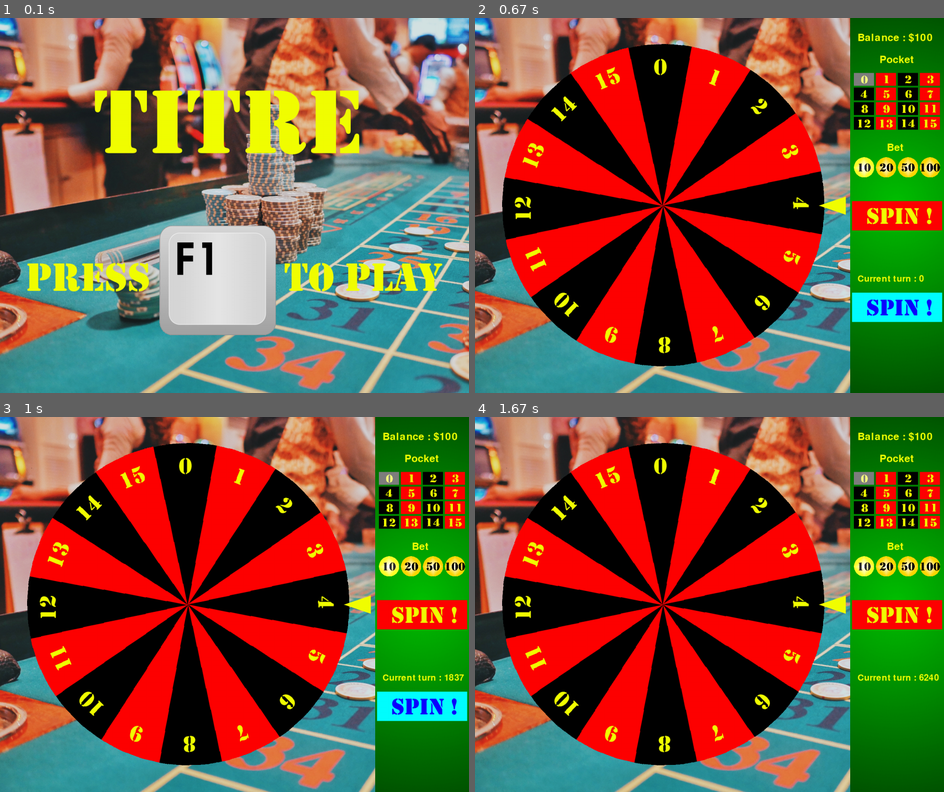
Above: before the commit, frames 1-4 (two rows, left to right).
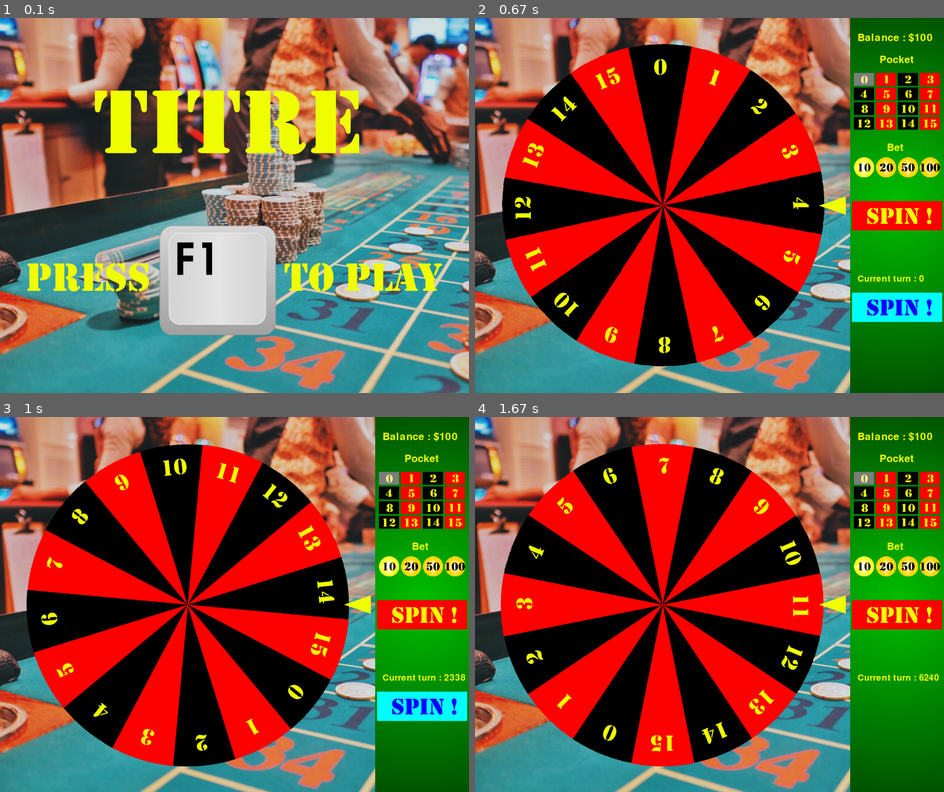
Above: after the commit, the same moments.

Repository: mehradn7/cryptocasino
Game: pygame game, started from main.py
The game is run twice, just before and just after one commit, with the same random seed, the same clock (stepped at 60 frames per second) and the same inputs.
Inputs (mouse positions are in pixels of both pictures, inside the frame that each line leads up to):
- Up to frame 1 (0.1 s): no input
- Up to frame 2 (0.67 s): hold F3 from 0.33 s (still down); move the mouse to (690, 220) at 0.37 s
- Up to frame 3 (1 s): release F3 at 0.8 s; tap T at 0.83 s
- Up to frame 4 (1.67 s): no input

Frames 1-2 are identical in both runs. In frame 3, 14% of the frame differs, in the area x 5-100%, y 6-94%; in frame 4, 45%, in the area x 5-75%, y 6-94%.

Commit message:
added wheel animation when fast forwarding

Diff:
--- a/events.py
+++ b/events.py
@@ -124,12 +124,25 @@
 
             while (self.model.prng.nbOutput < nbOutputTarget):
                 self.model.compute_next_value() # compute next random pocket
-                self.window_manager.blitSideMenu(self.model)
 
-                # do the increment animation
-                if self.model.prng.nbOutput % 11 == 0:
+                # do the increment animation on the counter AND on the wheel
+                if self.model.prng.nbOutput % 14 == 0:
+                    self.window_manager.window.blit(self.window_manager.fond_casino, (0, 0))
+                    self.window_manager.blitSideMenu(self.model)
+                    self.window_manager.wheel.change_angle(self.window_manager.wheel.angle + 10)
+                    self.window_manager.blitWheel()
+                    self.window_manager.blitArrow()
                     pygame.display.flip()
                     pygame.time.wait(1)
+
+                # last iteration : set the correct angle to the wheel
+                if self.model.prng.nbOutput == nbOutputTarget:
+                    self.window_manager.window.blit(self.window_manager.fond_casino, (0, 0))
+                    self.window_manager.blitSideMenu(self.model)
+                    self.window_manager.wheel.change_angle(((self.model.nextValue - 4)%16)* 360/16)
+                    self.window_manager.blitWheel()
+                    self.window_manager.blitArrow()
+                    pygame.display.flip()
 
                 # write the value into a file
                 f.write("{}\n".format(self.model.nextValue))
--- a/view/interface.py
+++ b/view/interface.py
@@ -94,6 +94,7 @@
         if model.prng.mode == "mt" or model.prng.mode == "mt_truncated":
             current_turn_label = self.small_font.render("Current turn : {}".format(model.prng.nbOutput), 1, TEXT_COLOR)
             self.window.blit(current_turn_label, (WINDOW_HEIGHT + 20, 700))
+
             # draw fast forward button
             nbOutputTarget = 624 * 8
             if model.prng.mode == "mt_truncated":
